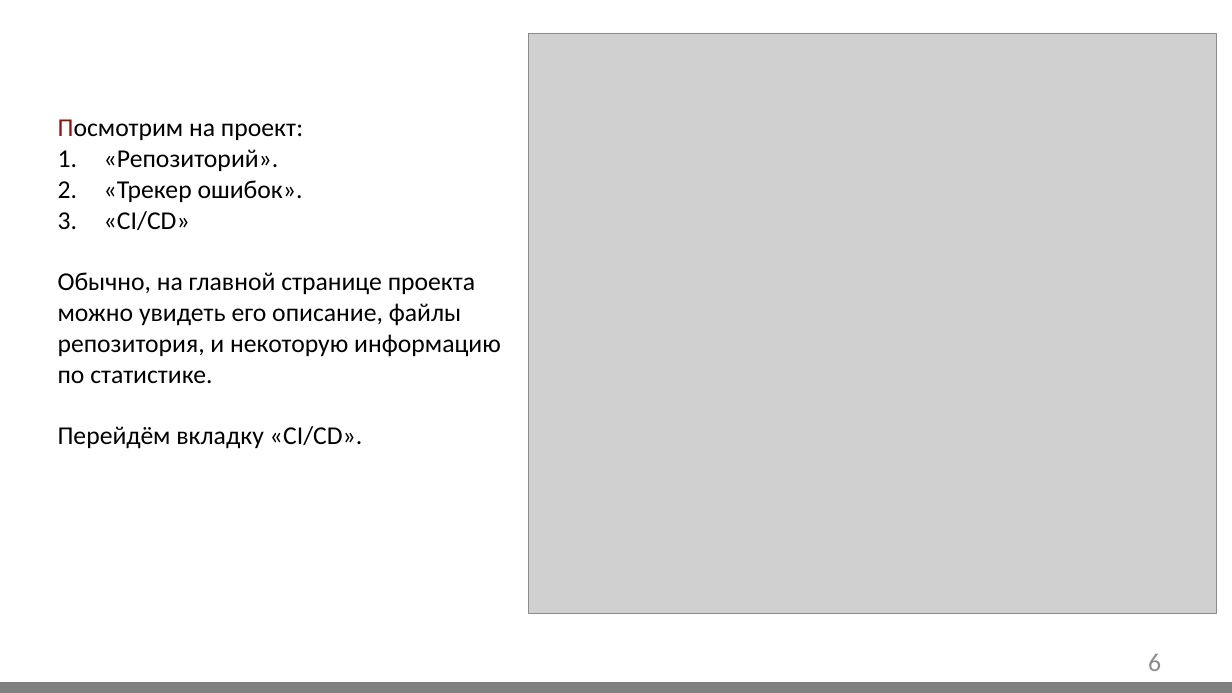
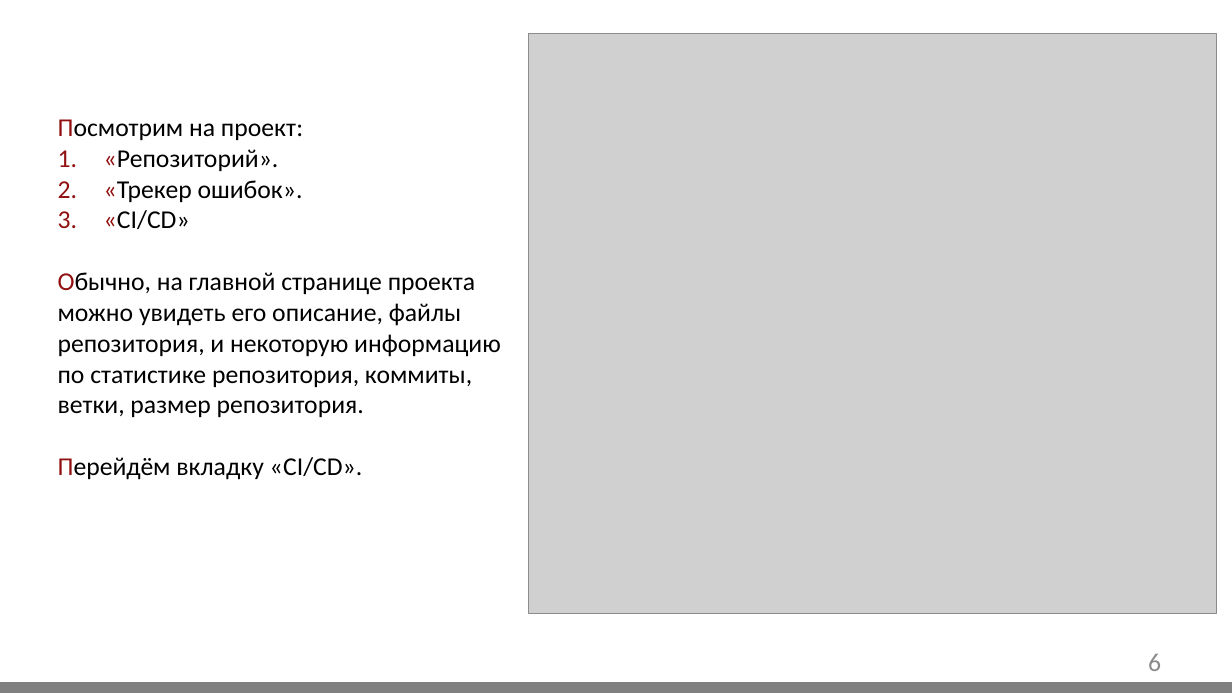
Before and after one commit to GidMaster/qa-courses, a slide deck: slide 6 of Home work.pptx. Drawn at 1232x693 pixels with LibreOffice and Linux fonts; fonts in the diff are those of the drawing; grey boxes stand for pictures; background and template pictures are left out. Boxes give left, top, right and bottom in pixels: in the first picture for what was removed or moved away, otherwise in the second. Text is boxed around its words. In the diff, an @@ line names an element or a change of style, - is before the commit and + after.

```diff
--- a/Home work.pptx
+++ b/Home work.pptx
@@ text at <box>58,149,363,480</box>: text colour #000000 to #911010 in "«Репозиторий».", "«Трекер", "«CI/CD»", "Перейдём" @@
@@ text at <box>58,272,501,417</box>: text changed @@
-Обычно, на главной странице проекта можно увидеть его описание, файлы репозитория, и некоторую информацию по статистике.
+Обычно, на главной странице проекта можно увидеть его описание, файлы репозитория, и некоторую информацию по статистике репозитория, коммиты, ветки, размер репозитория.
```
Also in this commit, not shown: 3 other slides changed, 12 slides added, 6 slides removed, 1 other file.
